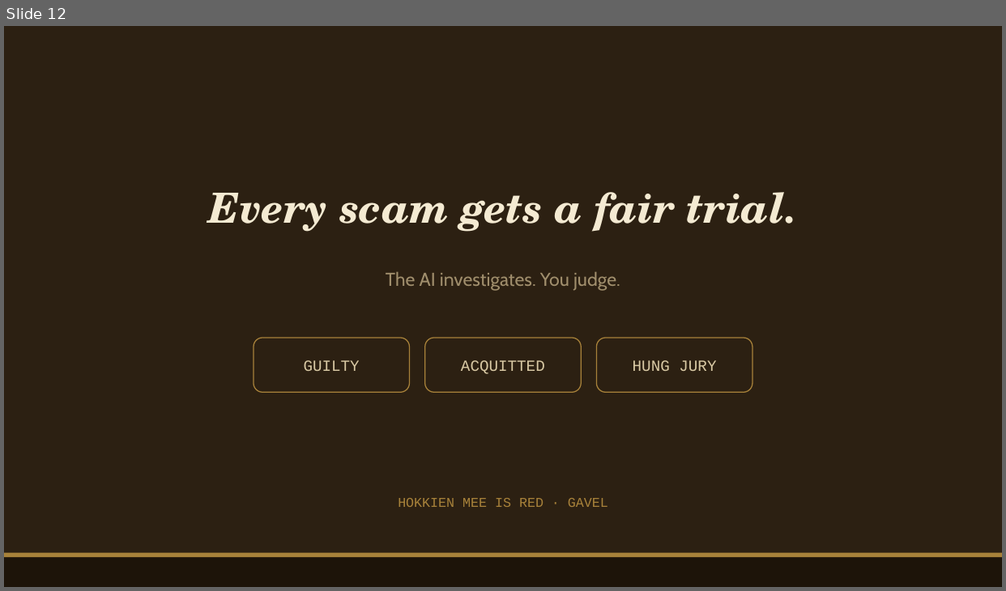
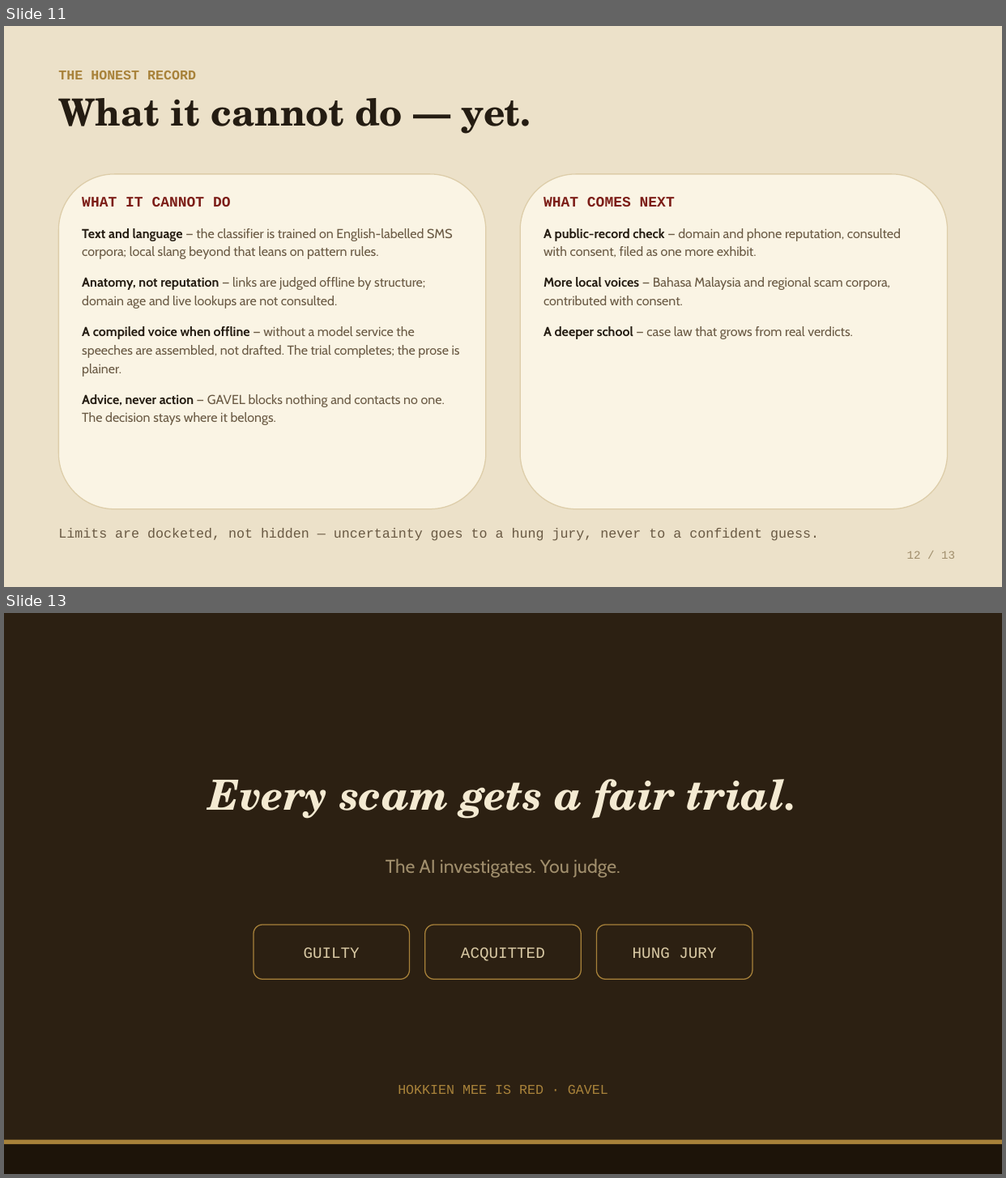
Before and after one commit to JinYi123456/gavel, a slide deck: submission/GAVEL-pitch.pptx. Shown one above the other, each under a label of ours: slide 12 before the commit, slides 11 and 13 after it; the slides between them are not shown. The pictures are 1006x591 and 1006x1178 pixels, drawn with LibreOffice and Linux fonts; fonts in the diff are those of the drawing. Boxes give left, top, right and bottom in pixels: in the first picture for what was removed or moved away, otherwise in the second. Text is boxed around its words. In the diff, an @@ line names an element or a change of style, - is before the commit and + after.

Commit message:
GAVEL: the deck and the proposal answer the whole brief — limitations, scope, honest record

```diff
--- a/submission/GAVEL-pitch.pptx
+++ b/submission/GAVEL-pitch.pptx
@@ slide 11 added at [4, 26, 1002, 587], background #ECE1C9 @@
@@ text added at [58, 71, 196, 79], 13 pt, text #A8823A, bold @@
+THE HONEST RECORD
@@ text added at [58, 98, 530, 134], 36 pt, text #241C12, bold @@
+What it cannot do — yet.
@@ rounded rectangle added at [58, 174, 486, 510], fill #FAF4E4, outline #DDCDA9 1 pt @@
@@ rounded rectangle added at [521, 174, 948, 510], fill #FAF4E4, outline #DDCDA9 1 pt @@
@@ text added at [82, 197, 231, 207], 14 pt, text #7C1D17, bold @@
+WHAT IT CANNOT DO
@@ text added at [543, 197, 675, 207], 14 pt, text #7C1D17, bold @@
+WHAT COMES NEXT
@@ text added at [82, 228, 460, 425], 12.5 pt, text #6A5A44 @@
+Text and language — the classifier is trained on English-labelled SMS corpora; local slang beyond that leans on pattern rules.
+Anatomy, not reputation — links are judged offline by structure; domain age and live lookups are not consulted.
+A compiled voice when offline — without a model service the speeches are assembled, not drafted. The trial completes; the prose is plainer.
+Advice, never action — GAVEL blocks nothing and contacts no one. The decision stays where it belongs.
@@ text added at [543, 228, 901, 339], 12.5 pt, text #6A5A44 @@
+A public-record check — domain and phone reputation, consulted with consent, filed as one more exhibit.
+More local voices — Bahasa Malaysia and regional scam corpora, contributed with consent.
+A deeper school — case law that grows from real verdicts.
@@ text added at [58, 528, 819, 541], 13 pt, text #6A5A44 @@
+Limits are docketed, not hidden — uncertainty goes to a hung jury, never to a confident guess.
@@ text added at [907, 552, 955, 559], 11 pt, text #A08E6C @@
+12 / 13
@@ what was slide 12 is now slide 13 @@
```
Also in this commit, not shown: 10 slides changed, 4 other files.
